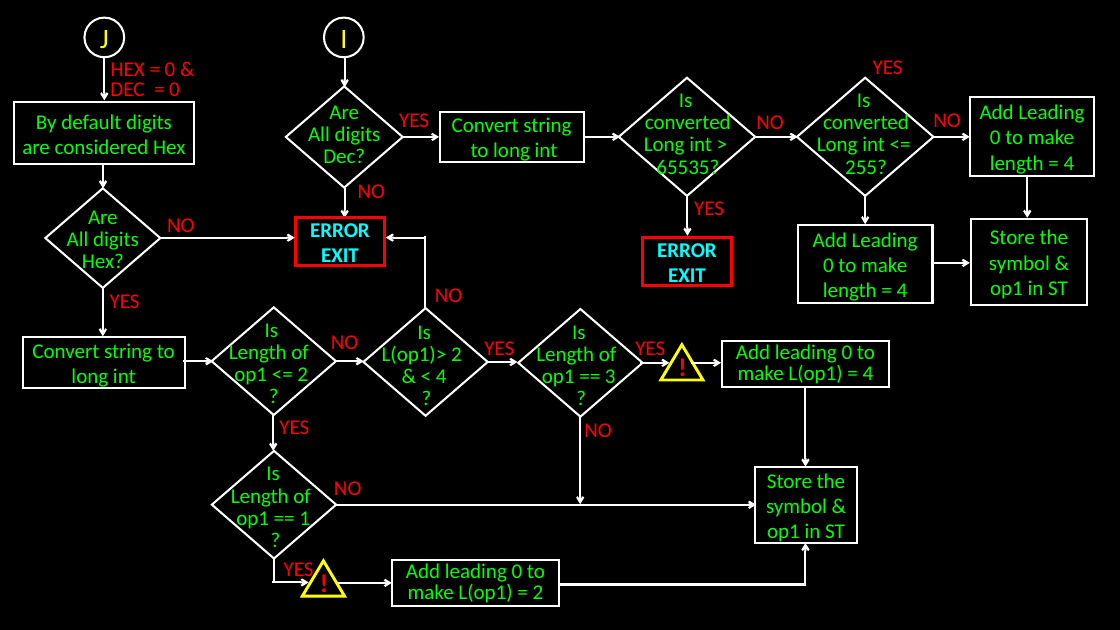
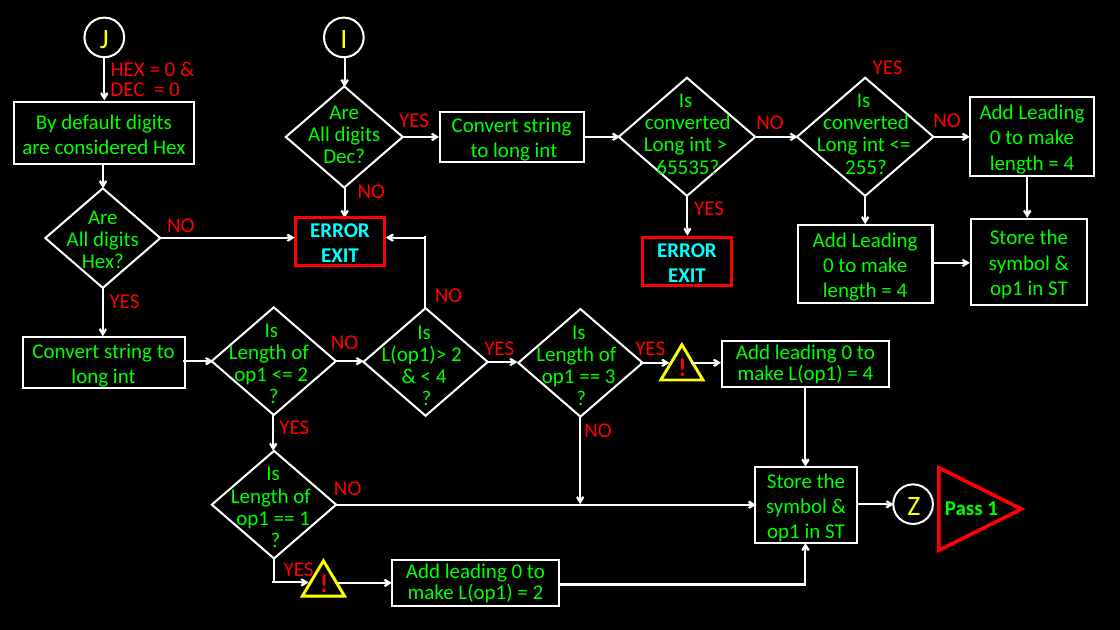
Before and after one commit to bondeabhijeet/8085, a slide deck: slide 7 of Pass 1 8085.pptx. Drawn at 1120x630 pixels with LibreOffice and Linux fonts; fonts in the diff are those of the drawing. Boxes give left, top, right and bottom in pixels: in the first picture for what was removed or moved away, otherwise in the second. Text is boxed around its words. In the diff, an @@ line names an element or a change of style, - is before the commit and + after.

```diff
--- a/Pass 1 8085.pptx
+++ b/Pass 1 8085.pptx
@@ flow chart extract added at [939,468,1022,550], fill #000000, outline #FF0000 3 pt @@
@@ arrow added from (858, 504) to (894, 504), #FFFFFF 1.75 pt @@
@@ ellipse added at [893,485,933,524], outline #FFFFFF 1.75 pt, 24 pt, text #FFFF00 @@
+Z
@@ text added at [945,497,998,521], 18 pt, text #00FF00, bold @@
+Pass 1
```
Also in this commit, not shown: 1 other slide changed, 9 other files.
